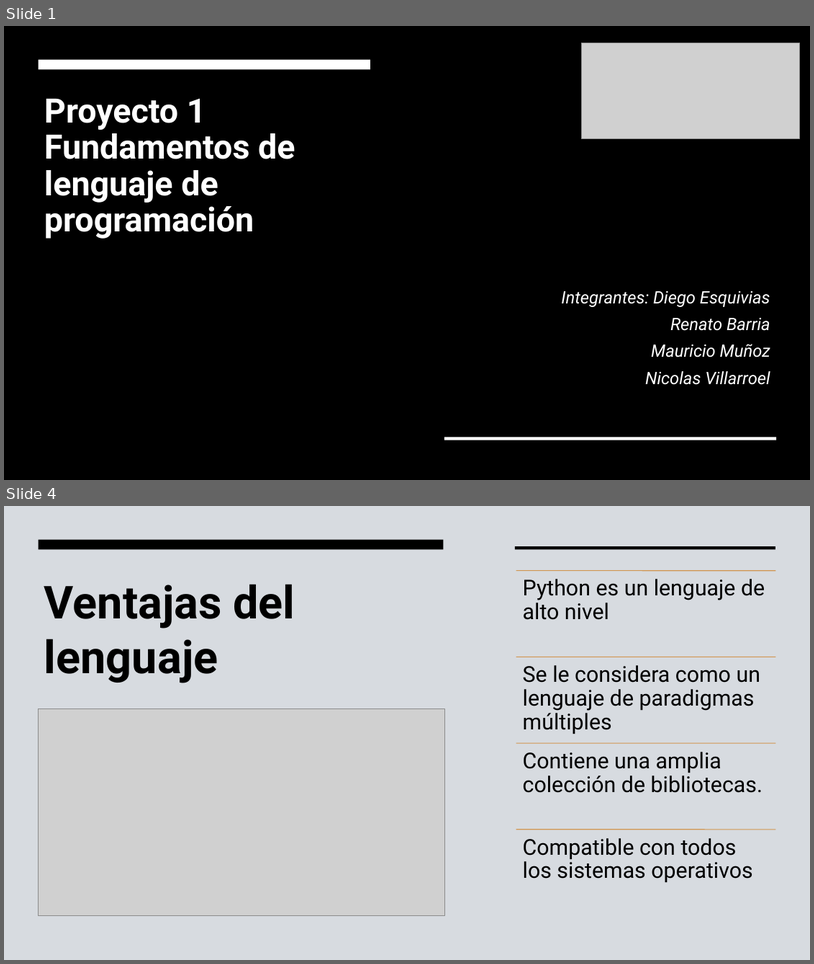
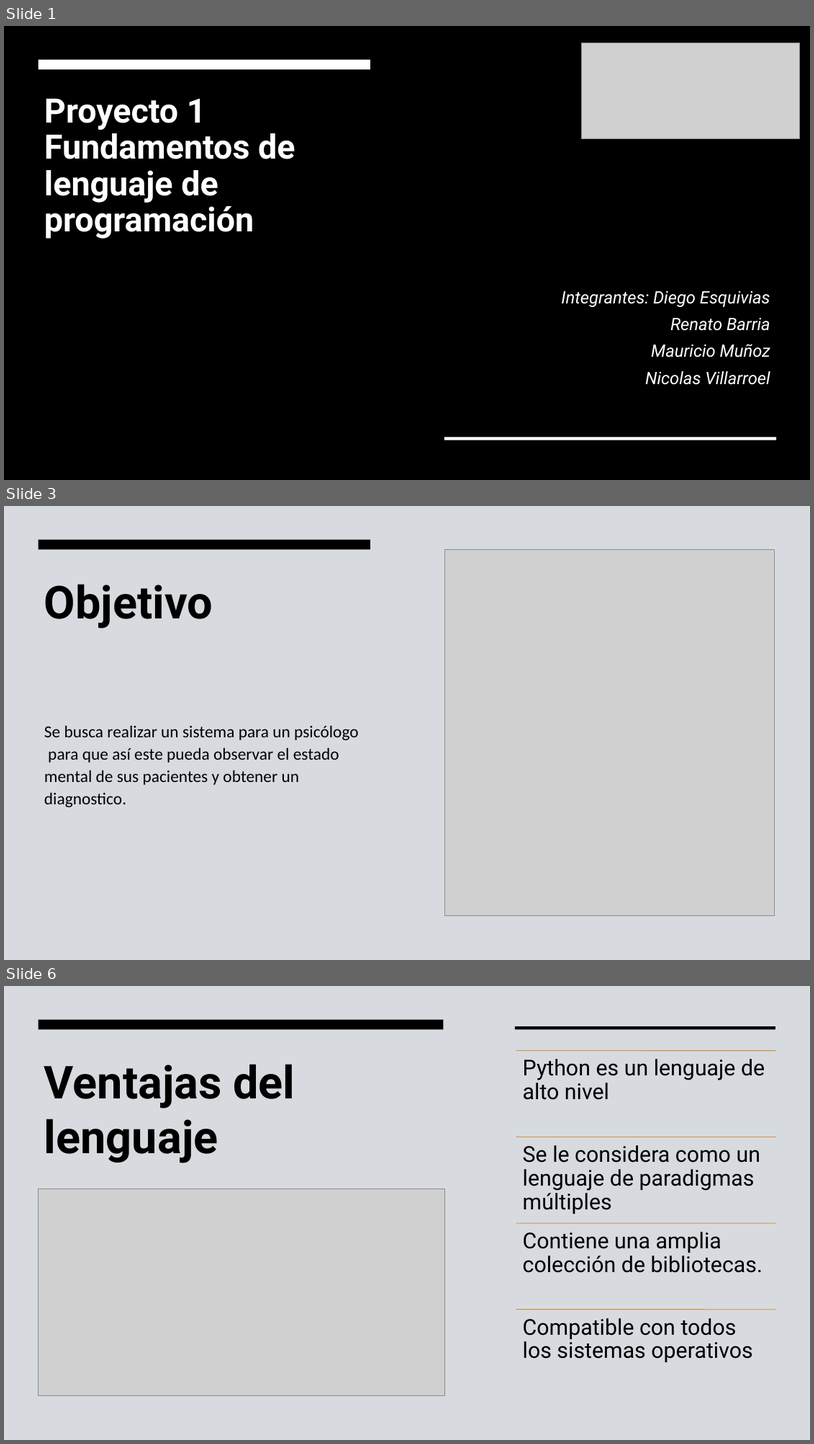
Before and after one commit to rbastronomy/taller1flp, a slide deck: PptFundamentos.pptx. Shown one above the other, each under a label of ours: slides 1 and 4 before the commit, slides 1, 3 and 6 after it; the slides between them are not shown. The pictures are 814x964 and 814x1444 pixels, drawn with LibreOffice and Linux fonts; fonts in the diff are those of the drawing; grey boxes stand for pictures; background and template pictures are left out; a plain dark background stands for a picture behind light text. Boxes give left, top, right and bottom in pixels: in the first picture for what was removed or moved away, otherwise in the second. Text is boxed around its words. In the diff, an @@ line names an element or a change of style, - is before the commit and + after.

```diff
--- a/PptFundamentos.pptx
+++ b/PptFundamentos.pptx
@@ slide 3 added at (4,506,810,960), background #E2E5E8 @@
@@ rectangle added at (4,506,810,960), fill #E2E5E8 @@
@@ rectangle added at (4,506,810,960), fill #C8CED4 at 40% opacity @@
@@ rectangle added at (39,540,370,549), fill #000000 @@
@@ picture added at (445,549,775,916) @@
@@ title added at (44,584,213,628), 54 pt, text #000000, bold @@
+Objetivo
@@ text added at (44,725,359,807), 20 pt, text #000000 @@
+Se busca realizar un sistema para un psicólogo para que así este pueda observar el estado mental de sus pacientes y obtener un diagnostico.
@@ what was slide 4 is now slide 6 @@
```
Also in this commit, not shown: 4 other slides added, 4 slides removed, 1 other file.
